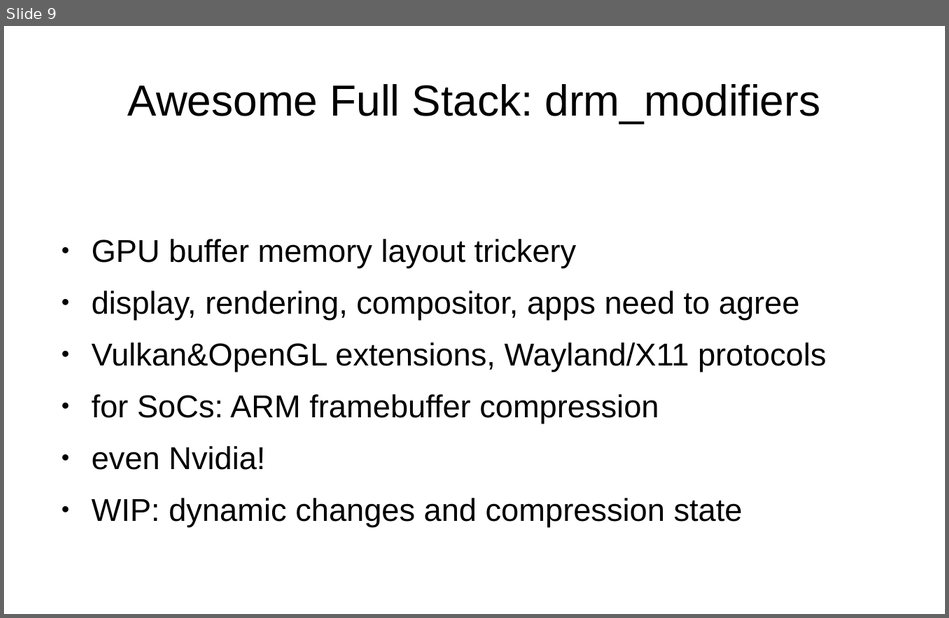
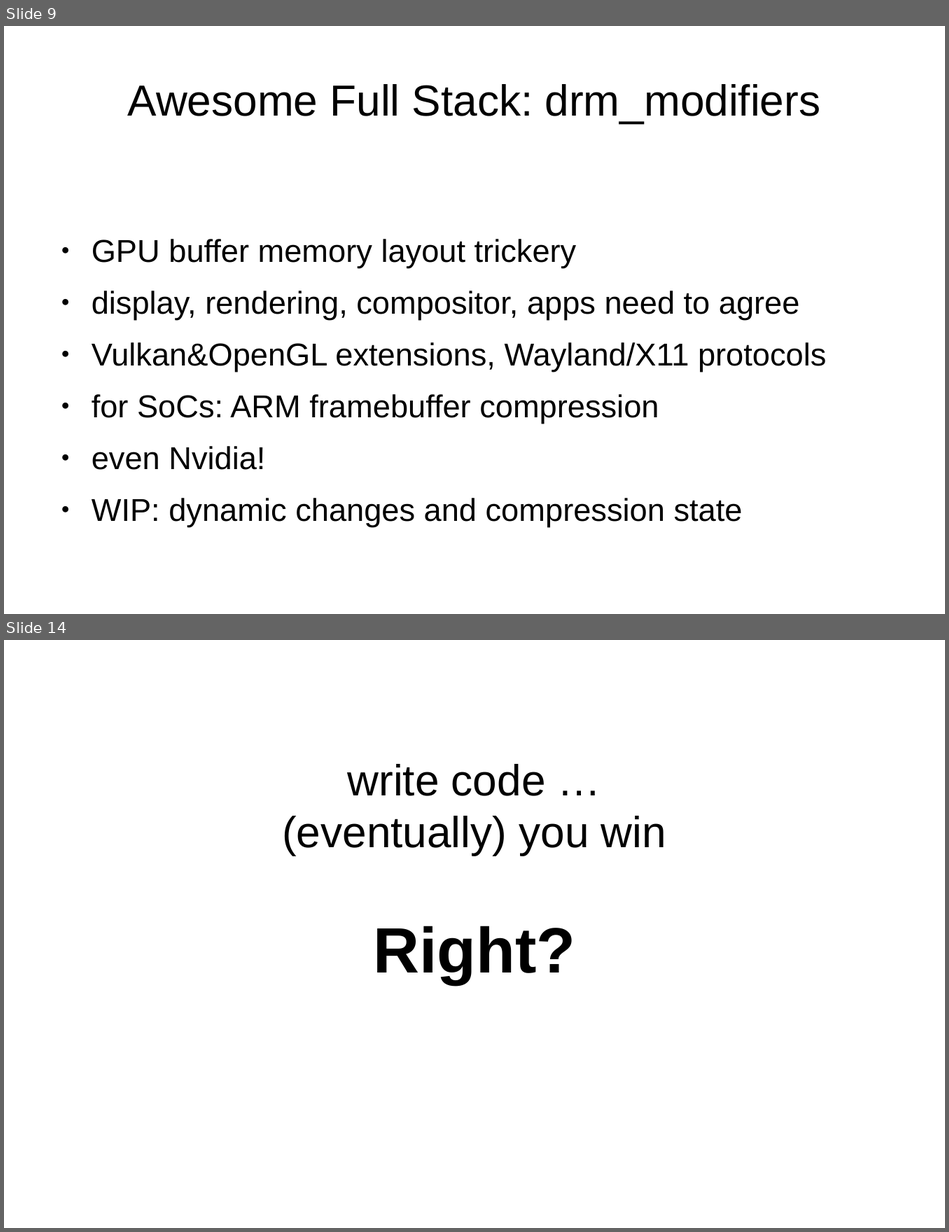
Before and after one commit to danvet/danvet.github.io, a slide deck: slides/lca-2020-awesome.odp. Shown one above the other, each under a label of ours: slide 9 before the commit, slides 9 and 14 after it; the slides between them are not shown. The pictures are 949x618 and 949x1232 pixels, drawn with LibreOffice and Linux fonts; fonts in the diff are those of the drawing. Boxes give left, top, right and bottom in pixels: in the first picture for what was removed or moved away, otherwise in the second. Text is boxed around its words. In the diff, an @@ line names an element or a change of style, - is before the commit and + after.

```diff
--- a/slides/lca-2020-awesome.odp
+++ b/slides/lca-2020-awesome.odp
@@ slide 14 added at (4,640,945,1228), background #FFFFFF @@
@@ title added at (282,764,666,984), 36.7 pt, text #000000 @@
+write code …
+(eventually) you win
+Right?
```
Also in this commit, not shown: 15 other slides added, 10 slides removed.
